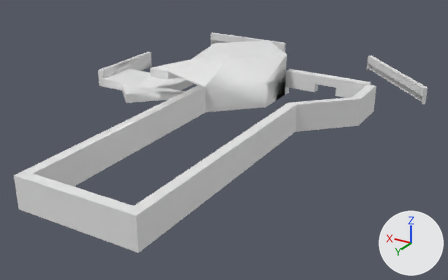
The OBJ model Assets/Meshes/GolfSouls_stone.obj as it was, and as the next commit left it.
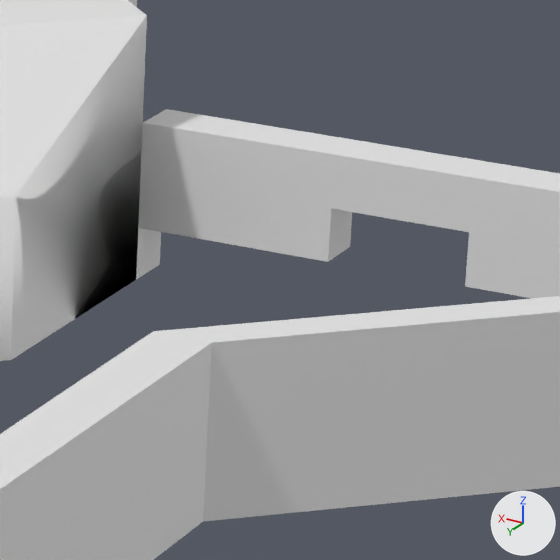
There are two pictures of each version: one whole from a 50 mm camera at (-302.0, 347.0, 245.0) aimed at (15.0, -182.0, -19.0), one close up on the part from 59% to 78% of the width and 19% to 49% of the height. Arrows for +X, +Y and +Z are at lower right; the lights stay in place. The first two pictures are the older version. Where no turn or scale is listed for an object, it has been applied to the vertices.

Names of what the first close-up shows: 'L123_stone'.
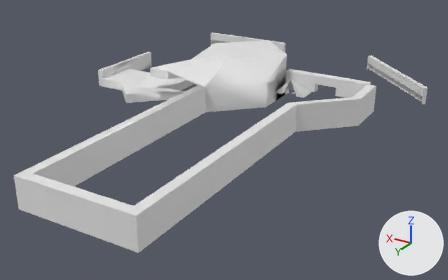
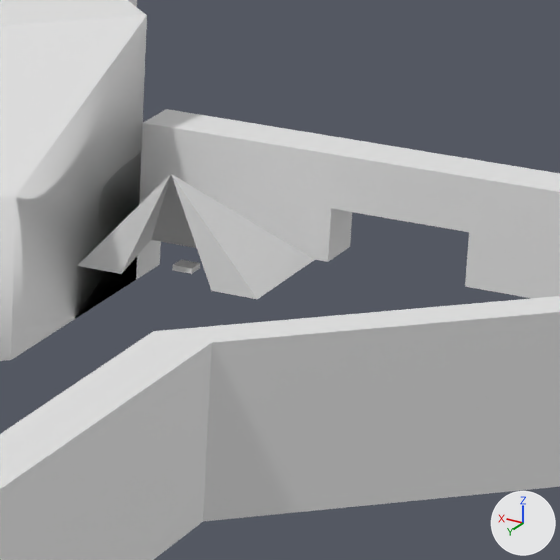
What changed in the scene script:
```text
Change me_l123_stone:
    used by ob_l123_stone; location = (0.0, 0.0, 0.0)
    remove me_l123_stone.from_pydata(...)  # 138 vertices, 147 faces, 7 loose edges; spans x -154.0..205.0, y -455.0..60.0, z 0.0..50.0
    add me_l123_stone.from_pydata(...)  # 152 vertices, 160 faces; spans x -154.0..205.0, y -455.0..60.0, z 0.0..50.0
    me_l123_stone part 1
    2 faces are deleted
    16 vertices are added at x -35.0..0.0, y -300.0..-275.0, z 10.0..30.0
    15 new faces join them
    other edits to the shape of me_l123_stone do not show in these pictures
```

Boxes (x1, y1, x2, y2) around the edits, measured in the close-ups (560 x 560 px):
part 1 of me_l123_stone, built on
    before: (138, 123, 327, 262)
    after: (77, 123, 327, 299)
